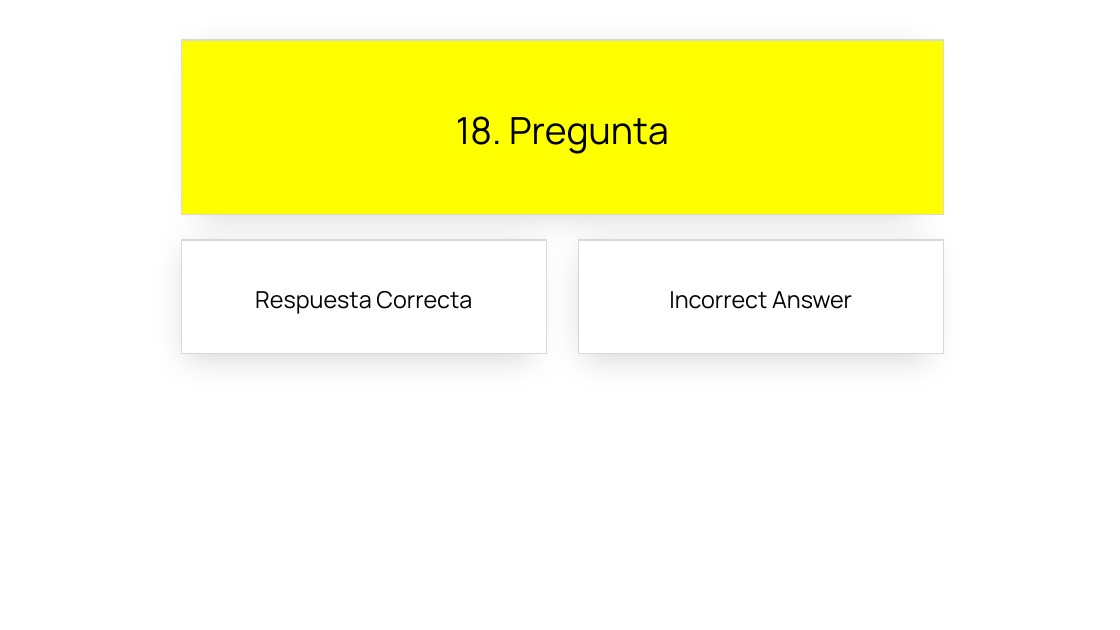
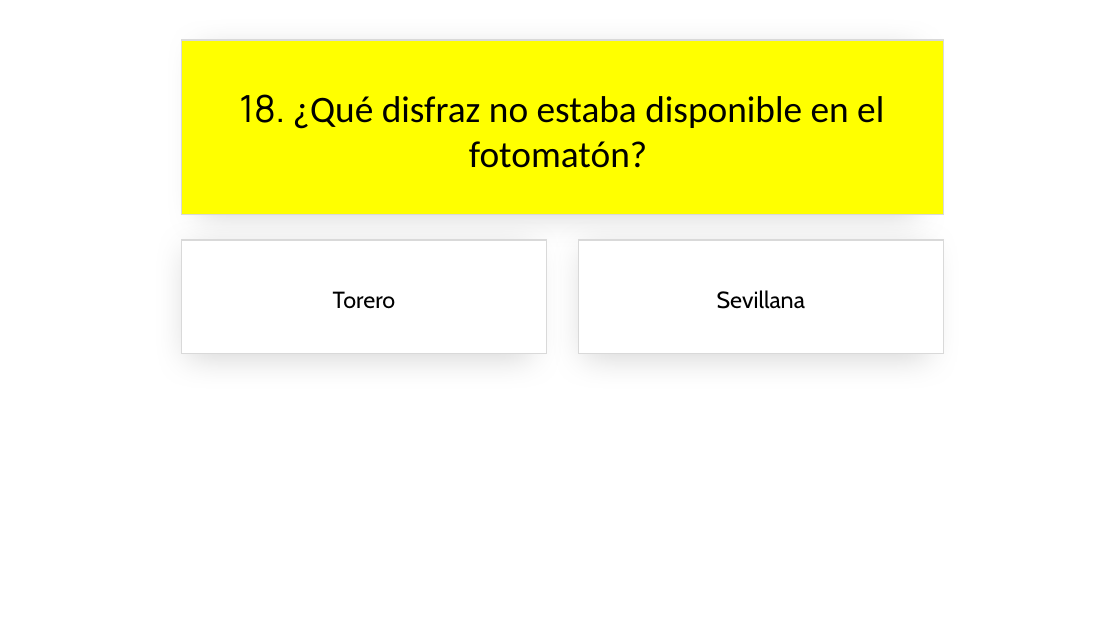
Before and after one commit to jsuarezruiz/SevillaDotNetConf2023, a slide deck: slide 37 of sevilladotnetconf-close.pptx. Drawn at 1120x630 pixels with LibreOffice and Linux fonts; fonts in the diff are those of the drawing. Boxes give left, top, right and bottom in pixels: in the first picture for what was removed or moved away, otherwise in the second. Text is boxed around its words. In the diff, an @@ line names an element or a change of style, - is before the commit and + after.

```diff
--- a/sevilladotnetconf-close.pptx
+++ b/sevilladotnetconf-close.pptx
@@ text in rectangle at (239,94,884,168): text changed; font Manrope to Calibri @@
-18. Pregunta
+18. ¿Qué disfraz no estaba disponible en el fotomatón?
@@ text in rectangle at (333,291,396,309): text changed; font Manrope to Cabin @@
-Respuesta Correcta
+Torero
@@ text in rectangle at (717,290,805,309): text changed; font Manrope to Cabin @@
-Incorrect Answer
+Sevillana
```
Also in this commit, not shown: 11 other slides changed, 4 slides added, 4 slides removed, 1 other file.
